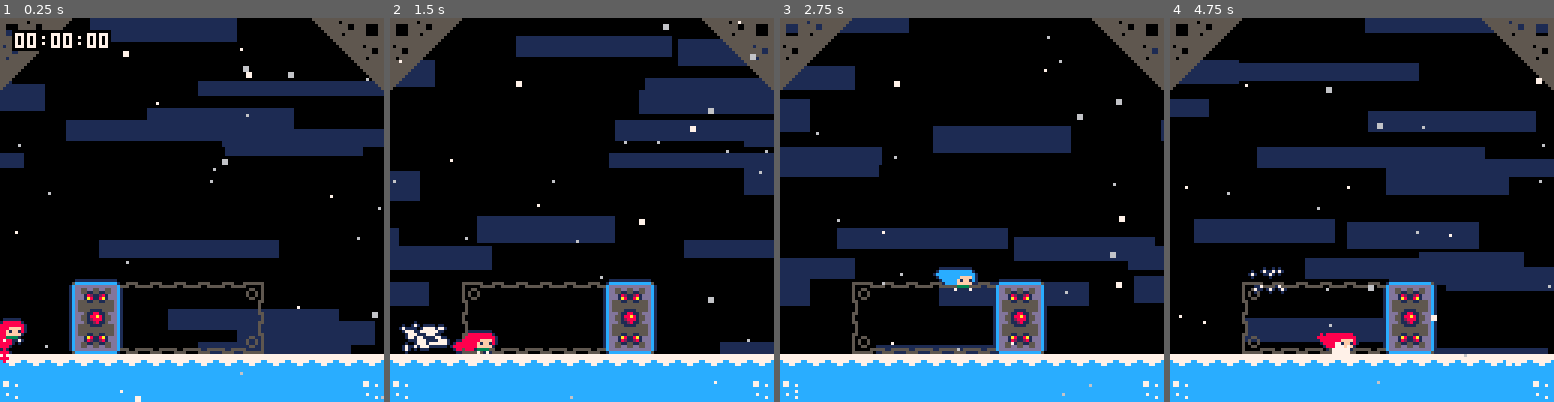
Above: before the commit, frames 1-4 (left to right).
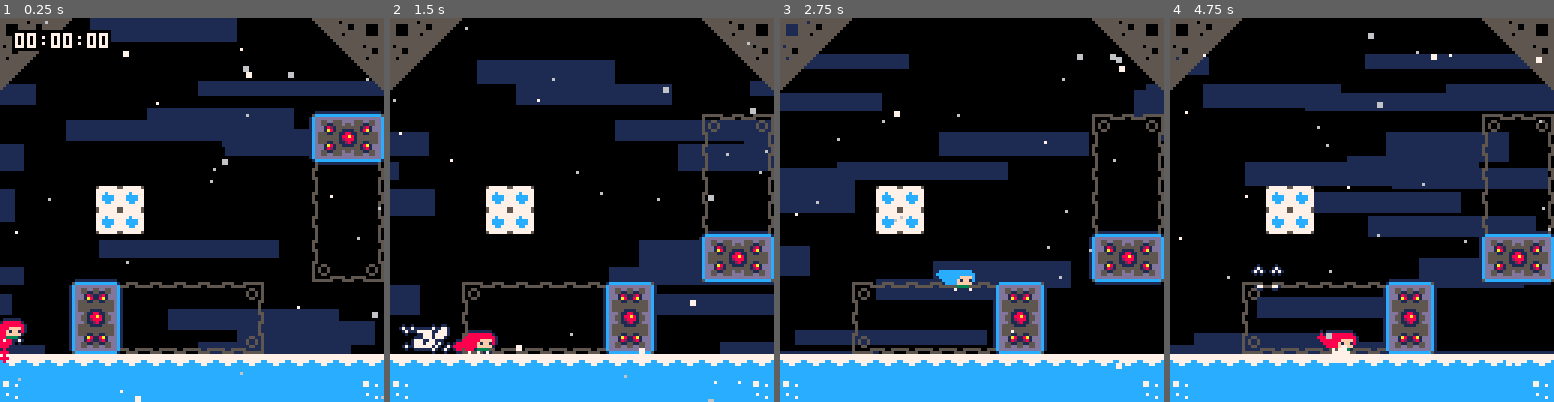
Above: after the commit, the same moments.

Repository: CelesteClassic/newleste.p8
Game: PICO-8 cartridge temple.p8
The game is run twice, just before and just after one commit, with the same random seed, the same clock (stepped at 60 frames per second) and the same inputs.
Inputs:
- Up to frame 1 (0.25 s): no input
- Up to frame 2 (1.5 s): tap X (X key) at 0.33, 1.07 s; tap O (Z key) at 0.7 s
- Up to frame 3 (2.75 s): hold Right 1.6-2.1 s; tap O (Z key) at 1.7, 2.1, 2.5 s; tap X (X key) at 1.85 s; hold Up 2.15-2.42 s; hold Right from 2.47 s (still down)
- Up to frame 4 (4.75 s): tap O (Z key) every 0.4 s from 2.9 to 4.5 s; tap X (X key) at 2.97, 4.08 s; release Right at 3.03 s; hold Left 3.08-3.58 s; hold Down 3.63-3.97 s; hold Right 4.02-4.68 s; hold Up from 4.73 s (still down)

The runs differ from the first frame. In frame 1, 6.4% of the frame differs, in the area x 0-100%, y 0-95%; in frame 2, 27%; in frame 3, 26%; in frame 4, 37%, in the area x 0-100%, y 0-96%.

Commit message:
stuff dash

Diff:
--- a/temple.p8
+++ b/temple.p8
@@ -274,13 +274,6 @@
       --</theo_crytal> --
         do_dash=false
       -- </red_bubble> --
-      -- <swap_block> --
-        foreach(objects,function(o)
-          if o.type==swap_block then
-            o.timer=0
-          end
-        end)
-      -- </swap_block> --
         init_smoke()
         djump-=1
         dash_time=4
@@ -302,6 +295,22 @@
         dash_accel_x=spd.y==0 and 1.5 or 1.06066017177 -- 1.5 * sqrt()
         dash_accel_y=spd.x==0 and 1.5 or 1.06066017177
 
+        -- <swap_block> --
+        foreach(objects,function(o)
+          if o.type==swap_block then
+            o.timer=0
+            if objcollide(o,0,1) then
+              if o.diry==0 then --moves in x
+                dash_accel_x=0 --stuff x part of dash
+                spd.x=0
+              else -- moves in y
+                dash_accel_y=0
+                spd.y=0
+              end
+            end
+          end
+        end)
+        -- </swap_block> --
         -- emulate soft dashes
         if h_input~=0 and ph_input==-h_input and oob(ph_input,0) then
           spd.x=0
@@ -2144,12 +2153,12 @@
 3b290000000000000000000000002a3b00000000000000000000000000000000000000000000000000000000000000000000000000000000000000000000000000000000000000000000000000000000000000000000000000000000000000000000000000000000000000000000000000000000000000000000000000000000
 2900000000000000000000000000002a00000000000000000000000000000000000000000000000000000000000000000000000000000000000000000000000000000000000000000000000000000000000000000000000000000000000000000000000000000000000000000000000000000000000000000000000000000000
 0000000000000000000000000000000000000000000000000000000000000000000000000000000000000000000000000000000000000000000000000000000000000000000000000000000000000000000000000000000000000000000000000000000000000000000000000000000000000000000000000000000000000000
+0000000000000000000000000048000000000000000000000000000000000000000000000000000000000000000000000000000000000000000000000000000000000000000000000000000000000000000000000000000000000000000000000000000000000000000000000000000000000000000000000000000000000000
+0000000000000000000000000049000000000000000000000000000000000000000000000000000000000000000000000000000000000000000000000000000000000000000000000000000000000000000000000000000000000000000000000000000000000000000000000000000000000000000000000000000000000000
 0000000000000000000000000000000000000000000000000000000000000000000000000000000000000000000000000000000000000000000000000000000000000000000000000000000000000000000000000000000000000000000000000000000000000000000000000000000000000000000000000000000000000000
-0000000000000000000000000000000000000000000000000000000000000000000000000000000000000000000000000000000000000000000000000000000000000000000000000000000000000000000000000000000000000000000000000000000000000000000000000000000000000000000000000000000000000000
-0000000000000000000000000000000000000000000000000000000000000000000000000000000000000000000000000000000000000000000000000000000000000000000000000000000000000000000000000000000000000000000000000000000000000000000000000000000000000000000000000000000000000000
-0000000000000000000000000000000000000000000000000000000000000000000000000000000000000000000000000000000000000000000000000000000000000000000000000000000000000000000000000000000000000000000000000000000000000000000000000000000000000000000000000000000000000000
-0000000000000000000000000000000000000000000000000000000000000000000000000000000000000000000000000000000000000000000000000000000000000000000000000000000000000000000000000000000000000000000000000000000000000000000000000000000000000000000000000000000000000000
-0000000000000000000000000000000000000000000000000000000000000000000000000000000000000000000000000000000000000000000000000000000000000000000000000000000000000000000000000000000000000000000000000000000000000000000000000000000000000000000000000000000000000000
+0000000020200000000000000000000000000000000000000000000000000000000000000000000000000000000000000000000000000000000000000000000000000000000000000000000000000000000000000000000000000000000000000000000000000000000000000000000000000000000000000000000000000000
+0000000020200000000000000000000000000000000000000000000000000000000000000000000000000000000000000000000000000000000000000000000000000000000000000000000000000000000000000000000000000000000000000000000000000000000000000000000000000000000000000000000000000000
+000000000000000000000000004a000000000000000000000000000000000000000000000000000000000000000000000000000000000000000000000000000000000000000000000000000000000000000000000000000000000000000000000000000000000000000000000000000000000000000000000000000000000000
 00000000000000000000000000000000000000000a0000000000000000000000000000000000000000000000000000000000000000000000000000000000000000000000000000000000000000000000000000000000000000000000000000000000000000000000000000000000000000000000000000000000000000000000
 0000005849000000004a00000000000000000000000000000000000000000000000000000000000000000000000000000000000000000000000000000000000000000000000000000000000000000000000000000000000000000000000000000000000000000000000000000000000000000000000000000000000000000000
 0000000000000000000000000000000000000000000000000000000000000000000000000000000000000000000000000000000000000000000000000000000000000000000000000000000000000000000000000000000000000000000000000000000000000000000000000000000000000000000000000000000000000000
